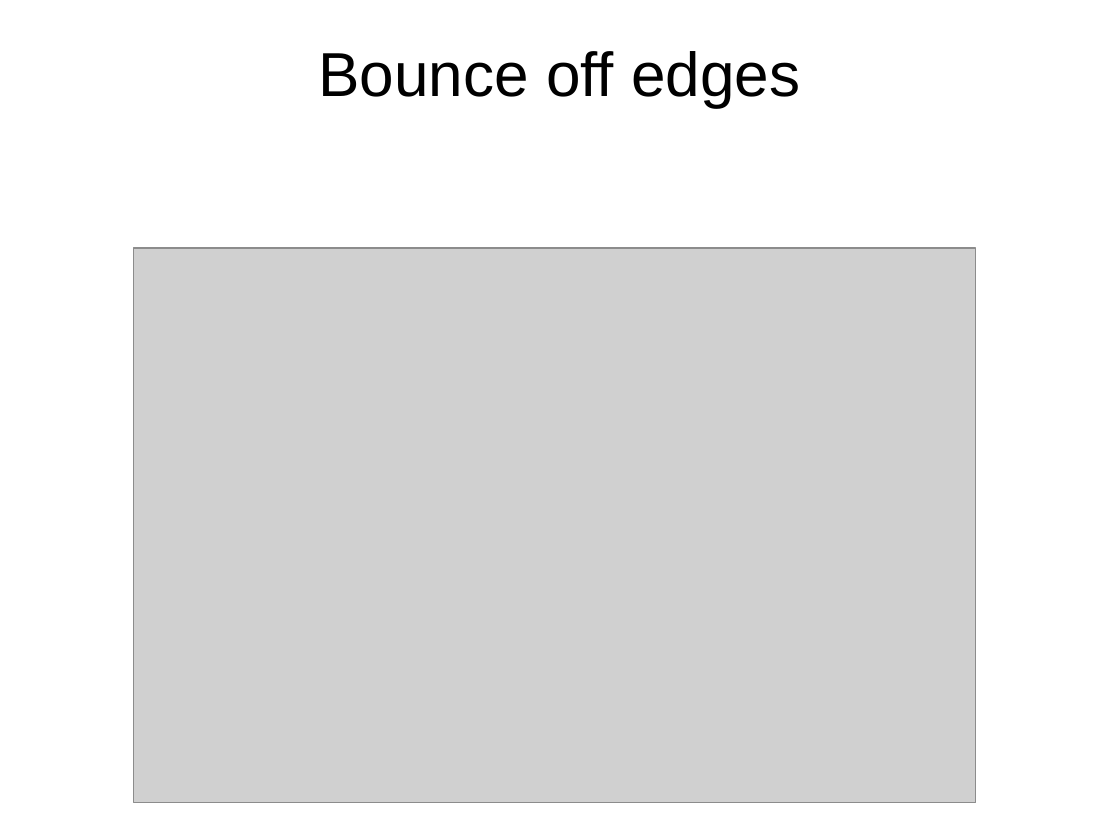
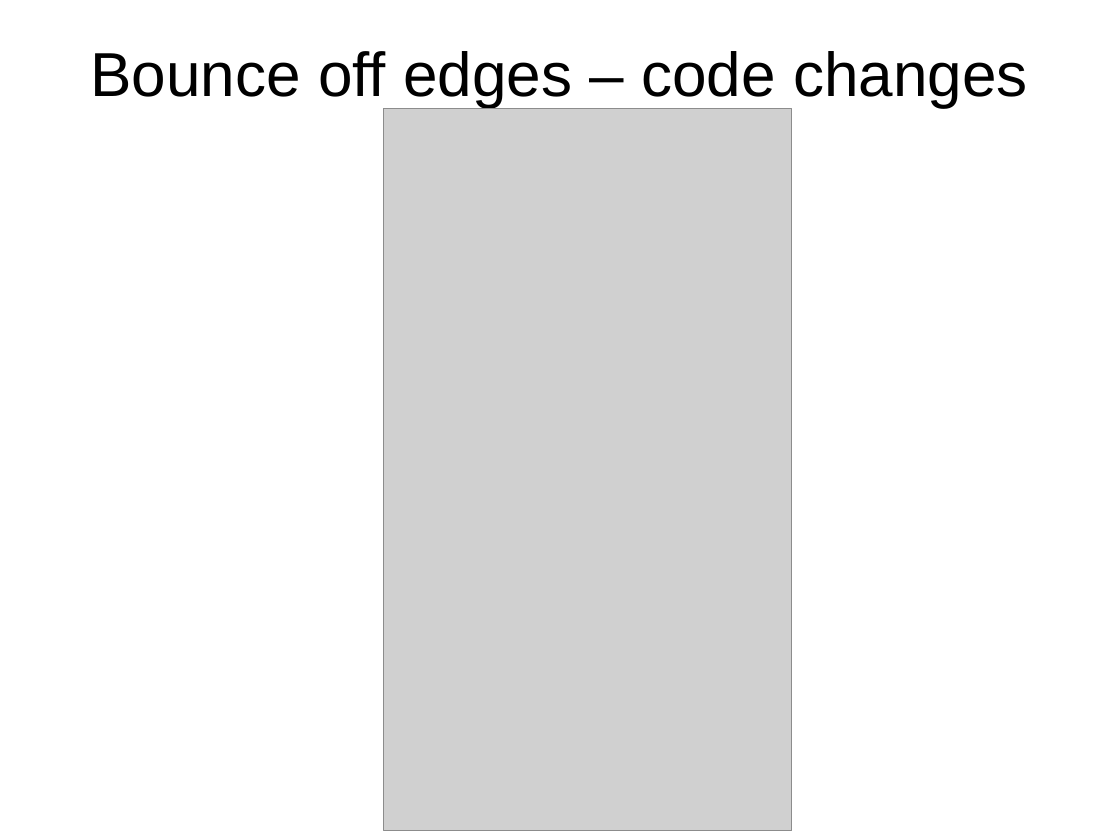
Before and after one commit to timzhood/python-rock, a slide deck: slide 20 of docs/bouncing_rectangle.odp (slide 16 before the commit). Drawn at 1120x840 pixels with LibreOffice and Linux fonts; fonts in the diff are those of the drawing; grey boxes stand for pictures. Boxes give left, top, right and bottom in pixels: in the first picture for what was removed or moved away, otherwise in the second. Text is boxed around its words. In the diff, an @@ line names an element or a change of style, - is before the commit and + after.

```diff
--- a/docs/bouncing_rectangle.odp
+++ b/docs/bouncing_rectangle.odp
@@ text at (x1=91, y1=51, x2=1028, y2=107): text changed @@
-Bounce off edges
+Bounce off edges – code changes
@@ picture resized from (x1=134, y1=248, x2=977, y2=803) to (x1=384, y1=109, x2=793, y2=831) @@
```
Also in this commit, not shown: 5 other slides changed, 8 slides added, 4 other files.
